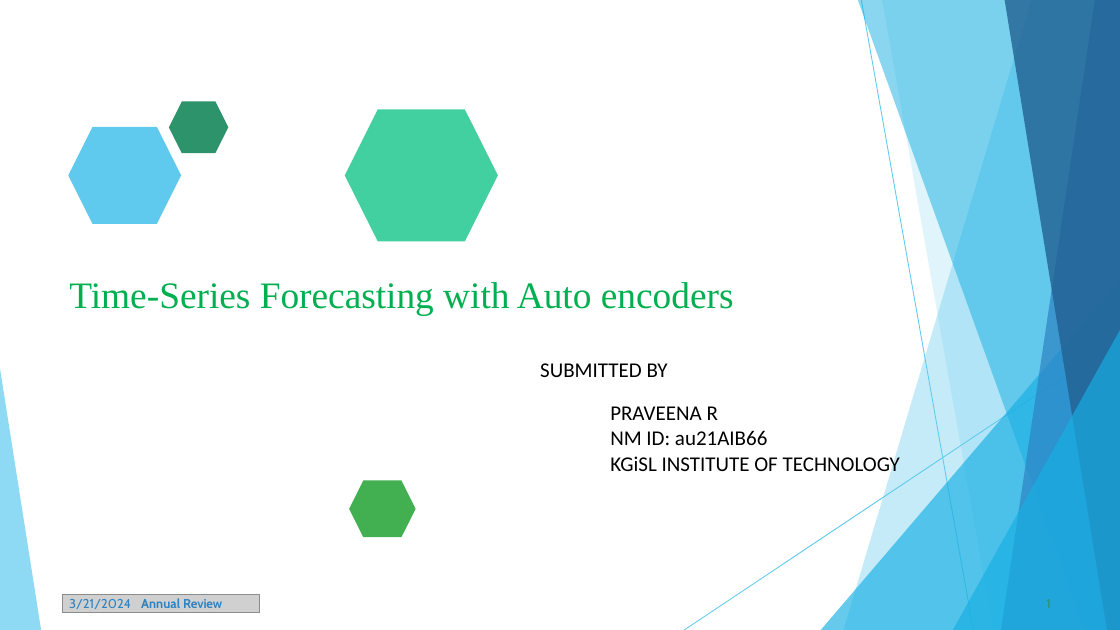
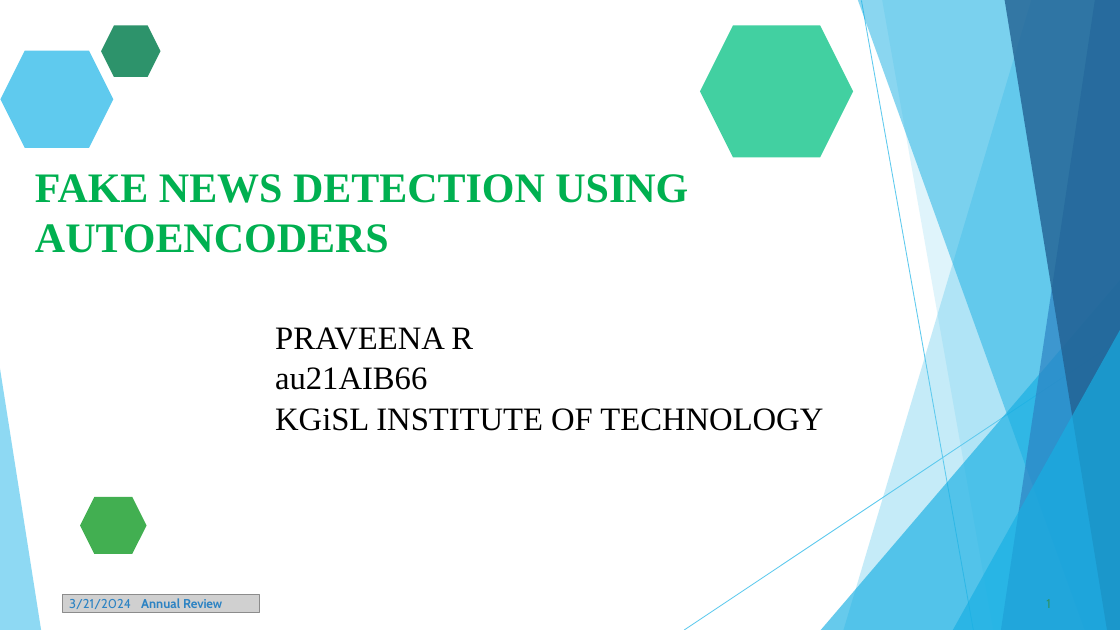
Before and after one commit to Praveena1108/tnsdc-genAI, a slide deck: slide 1 of TNSDC-GENAI PPT.pptx. Drawn at 1120x630 pixels with LibreOffice and Linux fonts; fonts in the diff are those of the drawing; grey boxes stand for pictures. Boxes give left, top, right and bottom in pixels: in the first picture for what was removed or moved away, otherwise in the second. Text is boxed around its words. In the diff, an @@ line names an element or a change of style, - is before the commit and + after.

```diff
--- a/TNSDC-GENAI PPT.pptx
+++ b/TNSDC-GENAI PPT.pptx
@@ freeform shape moved from (x1=169, y1=102, x2=229, y2=153) to (x1=101, y1=25, x2=160, y2=76) @@
@@ freeform shape moved from (x1=344, y1=109, x2=497, y2=241) to (x1=700, y1=25, x2=853, y2=157) @@
@@ freeform shape moved from (x1=68, y1=127, x2=181, y2=224) to (x1=1, y1=50, x2=113, y2=148) @@
@@ title added at (x1=35, y1=174, x2=688, y2=253), 36 pt, text #00B050, bold @@
+FAKE NEWS DETECTION USING AUTOENCODERS
@@ text removed at (x1=69, y1=282, x2=734, y2=315) @@
-Time-Series Forecasting with Auto encoders
@@ text "PRAVEENA R" moved from (x1=610, y1=406, x2=900, y2=477) to (x1=275, y1=327, x2=823, y2=431) @@
@@ text at (x1=275, y1=327, x2=823, y2=431): size 18 to 28 pt, font Calibri to Times New Roman in "PRAVEENA R", "KGiSL INSTITUTE OF TECHNOLOGY"; indent changed; more space between paragraphs @@
@@ text at (x1=275, y1=367, x2=427, y2=390): text changed; size 18 to 28 pt; font Calibri to Times New Roman @@
-NM ID: au21AIB66
+au21AIB66
@@ text removed at (x1=540, y1=363, x2=668, y2=377) @@
-SUBMITTED BY
@@ freeform shape moved from (x1=350, y1=481, x2=416, y2=538) to (x1=80, y1=497, x2=146, y2=555) @@
```
Also in this commit, not shown: 8 other slides changed, 2 slides added, 2 slides removed.
